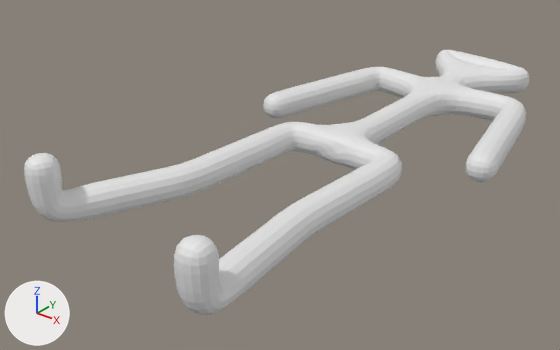
Renders of the Blender file Models/bro.blend from each side of a commit.
Camera for both pictures: a 50 mm lens placed at (6.04, -9.03, 4.77), pointed at (-0.68, -0.63, -0.44). Every picture has the same lights, and +X, +Y and +Z are marked at lower left.
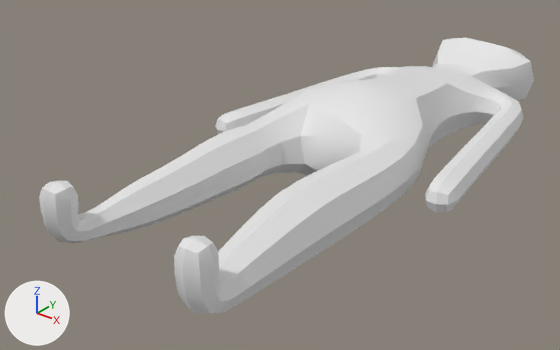
What differs and where, as boxes (x1, y1, x2, y2) in the pictures (560 x 350 px):
'Plane', reshaped, modifiers changed: before (24, 50, 529, 315); after (39, 38, 534, 314)
part 1 of me_plane, built on: after (39, 38, 534, 314)

What the commit changed:
me_plane is used by ob_plane; location (0.0, 0.0, 0.0).
me_plane had 17 vertices, 0 faces, 17 loose edges and spanned x -1.94..2.03, y -4.28..4.58, z 0.0..0.82.
me_plane now has 752 vertices, 764 faces and spans x -2.1..2.19, y -4.51..5.0, z -0.76..0.81.
me_plane part 1: 17 vertices removed from x -1.94..2.03, y -4.28..4.58, z 0.0..0.82; 752 vertices added at x -2.1..2.19, y -4.51..5.0, z -0.76..0.81.
Object 'Plane' (ob_plane) loses its SKIN modifier named 'Skin'.
Object 'Plane' (ob_plane) loses its SUBSURF modifier named 'Subdivision'.
